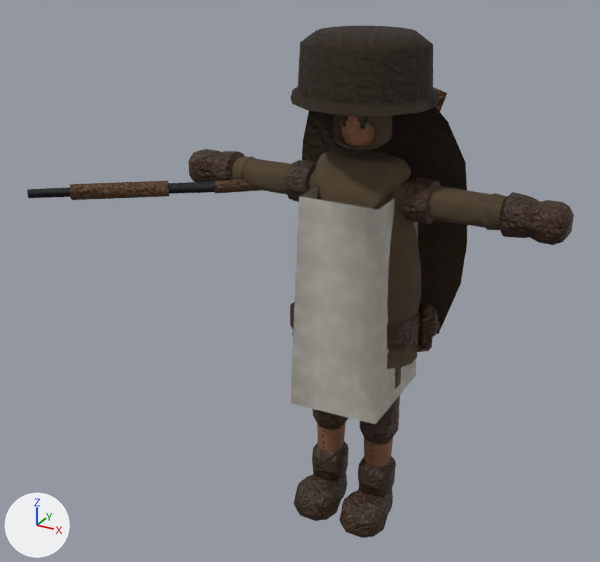
An edit to the glTF model csharp/Unciv.Godot/Packs/units/models/unit/Norwegian Ski Infantry.glb, drawn before and after from the same camera.
One viewpoint serves both versions: a camera (50 mm lens) standing at (0.565, -1.246, 1.088) and looking at (-0.106, -0.027, 0.479). Arrows for +X, +Y and +Z are at lower left; the lights stay in place. The picture after the commit comes second. Where no turn or scale is listed for an object, it has been applied to the vertices. Vertices at exactly the same position are counted once.

Names of what the first picture shows: 'Rifle', 'Rogue_Cape', 'Warrior'.
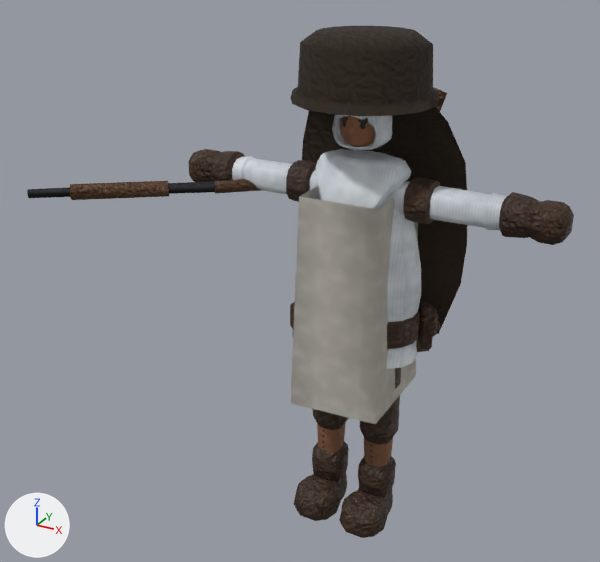
What differs and where, as boxes (x1, y1, x2, y2) in the pictures (600 x 562 px):
part 1 of me_mesh_skinned, recoloured (brown to white)
    both: (232, 115, 507, 369)

Patch to the scene script:
```diff
--- a/csharp/Unciv.Godot/Packs/units/models/unit/Norwegian Ski Infantry.glb.py
+++ b/csharp/Unciv.Godot/Packs/units/models/unit/Norwegian Ski Infantry.glb.py
@@ me_mesh_skinned @@
 me_mesh_skinned.from_pydata(...)  # 2333 vertices, 4341 faces; spans x -0.35..0.35, y -0.123..0.204, z 0.015..0.938
 # used by ob_warrior; location = (0.0, 0.0, -0.015)
+# me_mesh_skinned part 1: 1414 faces centred in x -0.239..0.239, y -0.072..0.073, z 0.371..0.863 are repainted in the vertex colours; the middle colour goes from brown #5a4935 to white #e8eff6
 me_mesh_skinned.materials.append(mat_wool)
```
